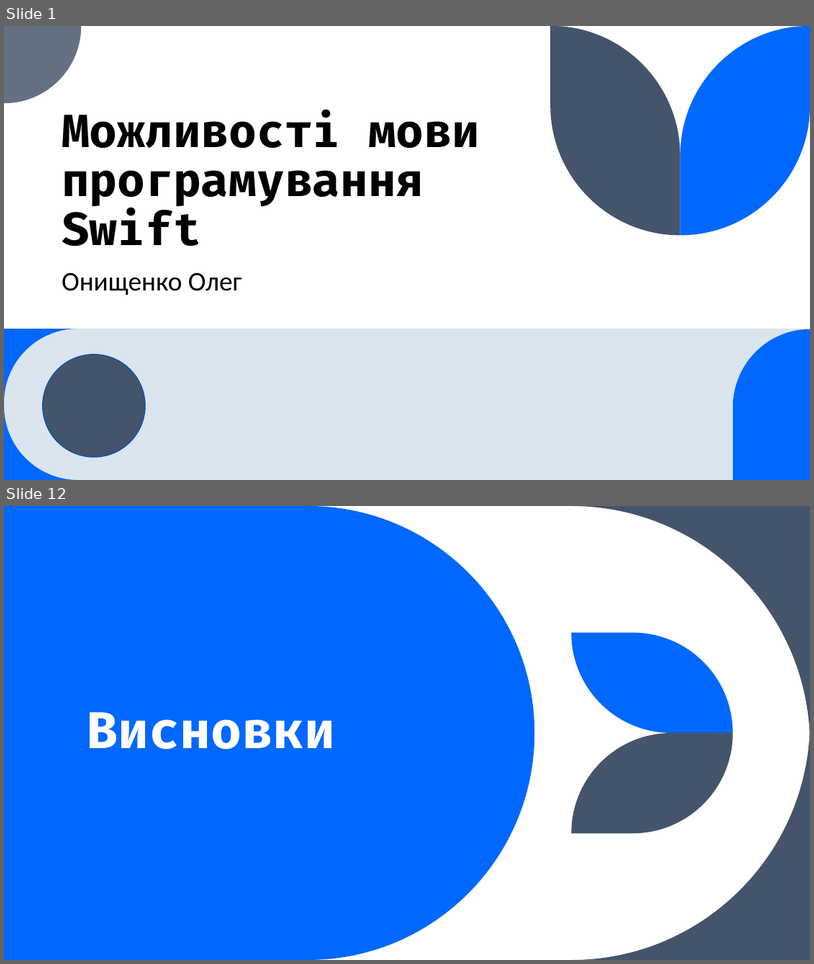
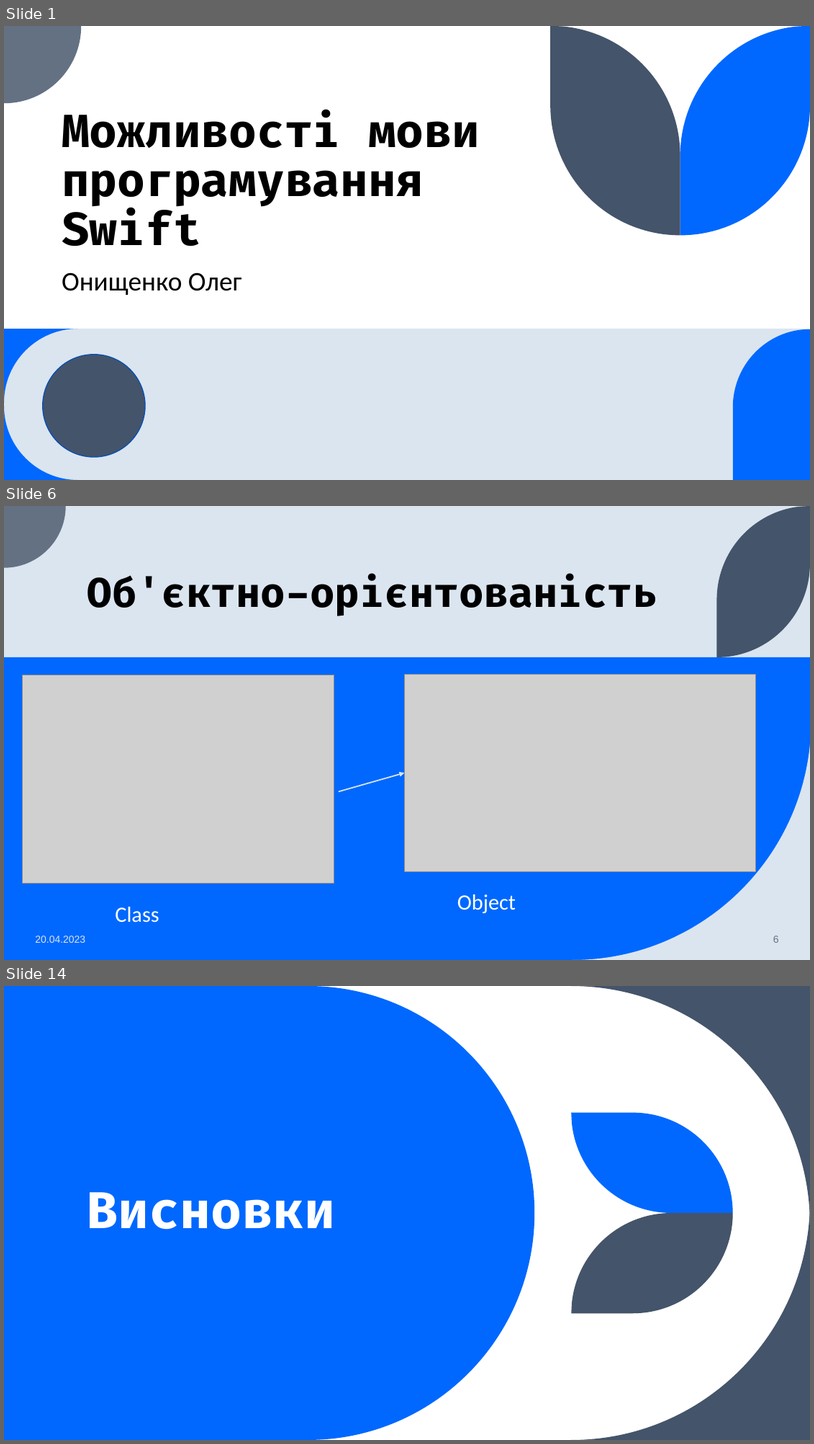
Before and after one commit to seesmof/University-Universytet, a slide deck: year1-term2/SS/ct1/presentation.pptx. Shown one above the other, each under a label of ours: slides 1 and 12 before the commit, slides 1, 6 and 14 after it; the slides between them are not shown. The pictures are 814x964 and 814x1444 pixels, drawn with LibreOffice and Linux fonts; fonts in the diff are those of the drawing; grey boxes stand for pictures. Boxes give left, top, right and bottom in pixels: in the first picture for what was removed or moved away, otherwise in the second. Text is boxed around its words. In the diff, an @@ line names an element or a change of style, - is before the commit and + after.

```diff
--- a/year1-term2/SS/ct1/presentation.pptx
+++ b/year1-term2/SS/ct1/presentation.pptx
@@ slide 6 added at box(4, 506, 810, 960), background #DAE5EF @@
@@ freeform shape added at box(4, 506, 66, 568), fill #637183 @@
@@ freeform shape added at box(718, 506, 810, 657), fill #44546A @@
@@ title added at box(88, 574, 658, 616), 48 pt, text #000000, bold @@
+Об'єктно-орієнтованість
@@ rectangle added at box(4, 657, 810, 960), fill #0068FF @@
@@ picture added at box(22, 674, 334, 883) @@
@@ picture added at box(404, 674, 756, 872) @@
@@ freeform shape added at box(573, 721, 810, 960), fill #DAE5EF @@
@@ arrow added from (339, 792) to (404, 773), #DAE5EF 1.5 pt @@
@@ text added at box(458, 894, 516, 914), 26 pt, text #FFFFFF @@
+Object
@@ text added at box(115, 906, 159, 922), 26 pt, text #FFFFFF @@
+Class
@@ text added at box(35, 935, 85, 942), 12 pt, text #DAE5EF @@
+20.04.2023
@@ page number added at box(774, 935, 779, 942), 12 pt, text #637183 @@
+6
@@ what was slide 12 is now slide 14 @@
```
Also in this commit, not shown: 7 slides changed, 4 other slides added, 3 slides removed, 1 other file.
